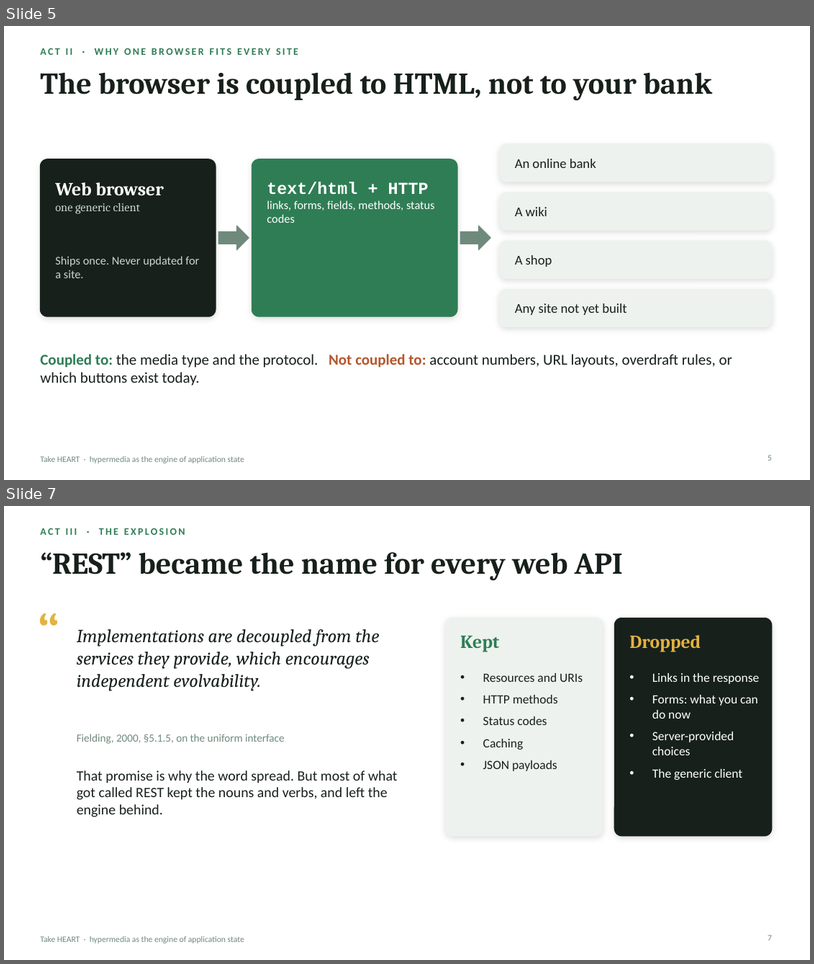
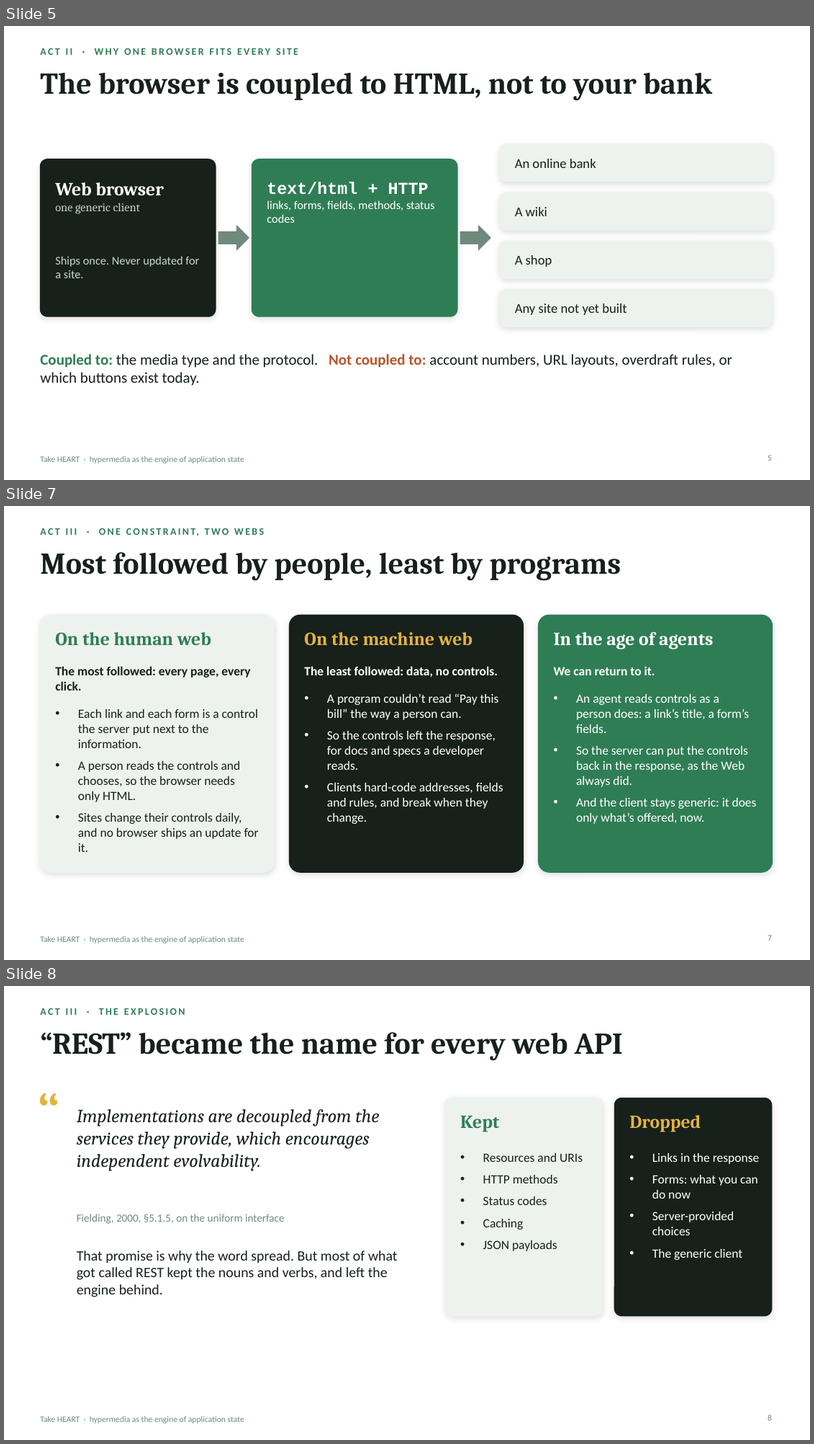
Before and after one commit to JogoShugh/heart-rise-artie, a slide deck: docs/decks/take-heart/Take_HEART_1_2.pptx. Shown one above the other, each under a label of ours: slides 5 and 7 before the commit, slides 5, 7 and 8 after it; the slides between them are not shown. The pictures are 814x964 and 814x1444 pixels, drawn with LibreOffice and Linux fonts; fonts in the diff are those of the drawing. Boxes give left, top, right and bottom in pixels: in the first picture for what was removed or moved away, otherwise in the second. Text is boxed around its words. In the diff, an @@ line names an element or a change of style, - is before the commit and + after.

```diff
--- a/docs/decks/take-heart/Take_HEART_1_2.pptx
+++ b/docs/decks/take-heart/Take_HEART_1_2.pptx
@@ slide 7 added at [4,506,810,960], background #FFFFFF; not listed: 1 template element that a slide beside it also shows @@
@@ text added at [40,525,772,545], 12 pt, text #2F7D55, bold @@
+ACT III · ONE CONSTRAINT, TWO WEBS
@@ title added at [40,552,622,581], 36 pt, text #17201B, bold @@
+Most followed by people, least by programs
@@ rounded rectangle added at [40,615,275,872], fill #EDF2EE, outline #EDF2EE 1 pt @@
@@ text added at [55,632,211,646], 22 pt, text #2F7D55, bold @@
+On the human web
@@ rounded rectangle added at [290,615,524,872], fill #17201B, outline #17201B 1 pt @@
@@ text added at [304,632,473,646], 22 pt, text #E3B341, bold @@
+On the machine web
@@ rounded rectangle added at [539,615,773,872], fill #2F7D55, outline #2F7D55 1 pt @@
@@ text added at [554,632,714,649], 22 pt, text #FFFFFF, bold @@
+In the age of agents
@@ text added at [55,666,259,852], 15 pt, text #17201B @@
+The most followed: every page, every click.
+• Each link and each form is a control the server put next to the information.
+• A person reads the controls and chooses, so the browser needs only HTML.
+• Sites change their controls daily, and no browser ships an update for it.
@@ text added at [304,666,504,824], 15 pt, text #FFFFFF @@
+The least followed: data, no controls.
+• A program couldn’t read “Pay this bill” the way a person can.
+• So the controls left the response, for docs and specs a developer reads.
+• Clients hard-code addresses, fields and rules, and break when they change.
@@ text added at [554,666,757,824], 15 pt, text #FFFFFF @@
+We can return to it.
+• An agent reads controls as a person does: a link’s title, a form’s fields.
+• So the server can put the controls back in the response, as the Web always did.
+• And the client stays generic: it does only what’s offered, now.
@@ page number added at [768,934,772,940], 10 pt, text #6F8A7C @@
+7
@@ what was slide 7 is now slide 8 @@
@@ page number at [768,1414,772,1420]: text changed @@
-7
+8
```
Also in this commit, not shown: 3 slides changed, 2 other files.
